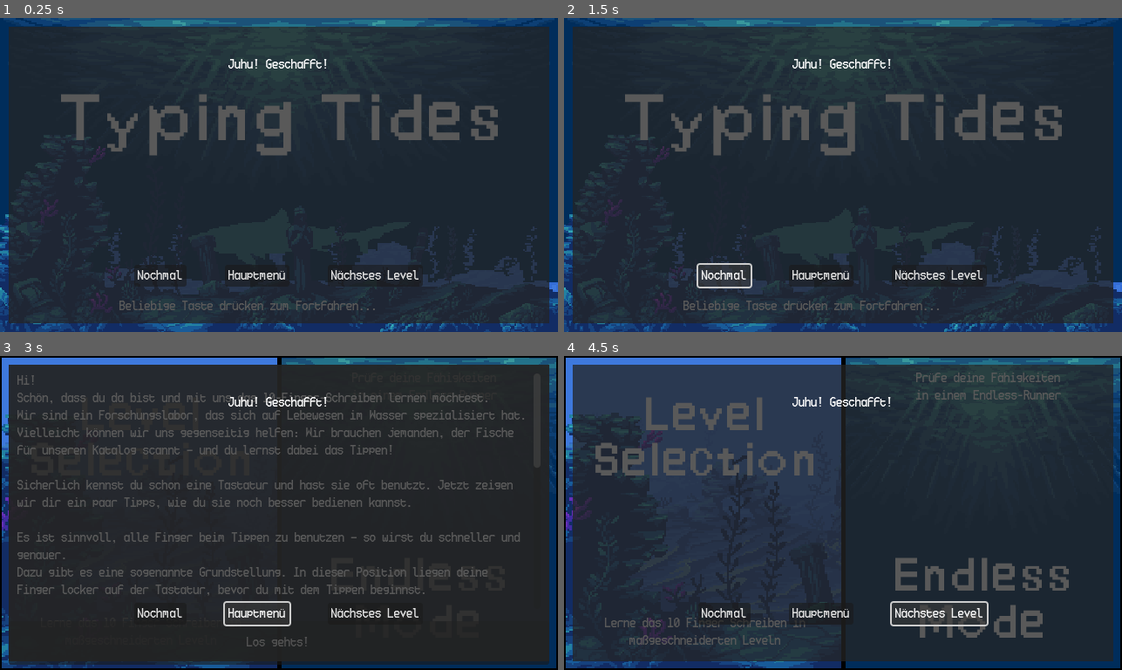
Above: before the commit, frames 1-4 (two rows, left to right).
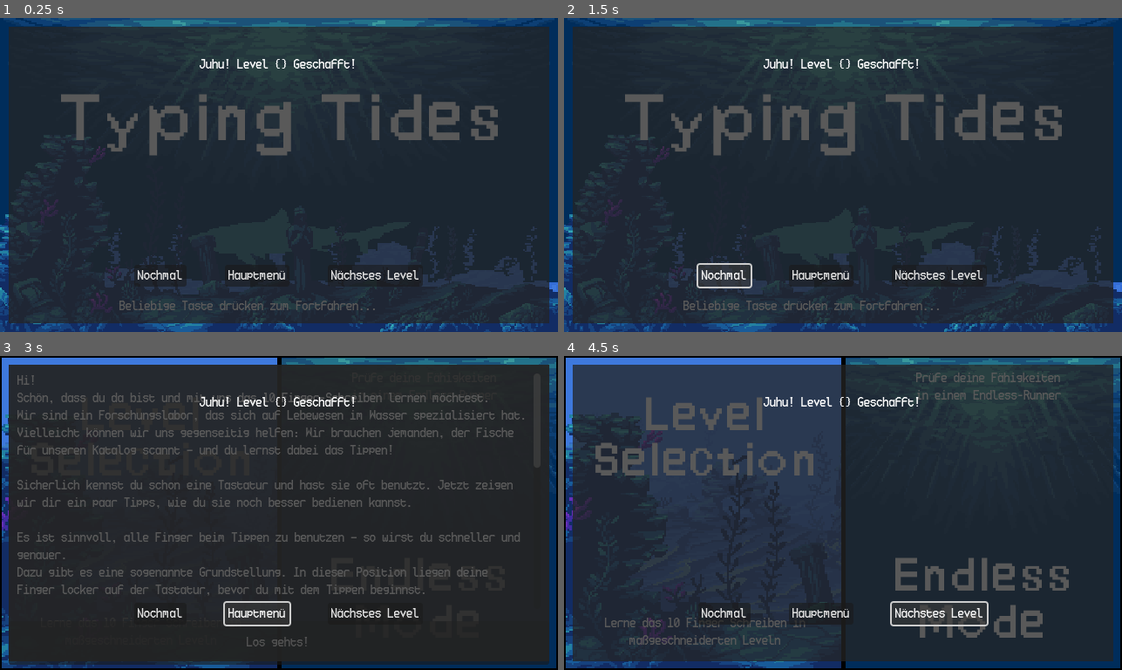
Above: after the commit, the same moments.

Repository: lehmius/typing-tides
Game: Godot game, scene res://scenes/levelover_popup.tscn
Two runs of this game, one before a commit and one after it. Both use one fixed random seed, a clock stepped at 60 frames per second and the inputs below. This scene is started directly instead of the project's main scene. The engine's default icon, where the game draws it, is replaced by a stand-in: a white triangle on a blue panel in a dark square.
Inputs:
- Up to frame 1 (0.25 s): no input
- Up to frame 2 (1.5 s): click "Nochmal" at 0.5 s; click "Nochmal" at 1.25 s
- Up to frame 3 (3 s): click "Nochmal" at 2 s; click "Hauptmenü" at 2.75 s
- Up to frame 4 (4.5 s): click "Los gehts!" at 3.5 s; click "Nächstes Level" at 4.25 s

The runs differ from the first frame. In frame 1, 0.5% of the frame differs, in the area x 35-64%, y 13-17%; in frame 2, 0.5%; in frame 3, 0.5%; in frame 4, 0.5%.

Commit message:
Added level indicator to level end screens

Diff:
--- a/scenes/levelover_popup.tscn
+++ b/scenes/levelover_popup.tscn
@@ -1,8 +1,7 @@
-[gd_scene load_steps=6 format=3 uid="uid://cdylq5j2wdmvd"]
+[gd_scene load_steps=5 format=3 uid="uid://cdylq5j2wdmvd"]
 
 [ext_resource type="PackedScene" uid="uid://bkb2d7senllgm" path="res://scenes/popup.tscn" id="1_f5b2d"]
 [ext_resource type="Script" uid="uid://crl2mv84n1n7g" path="res://scripts/levelover_popup.gd" id="1_rn41j"]
-[ext_resource type="FontFile" uid="uid://84a50x0xbb02" path="res://assets/fonts/Pixelscapes.ttf" id="2_lqygw"]
 [ext_resource type="PackedScene" uid="uid://bayificl0ex7n" path="res://scripts/score_label.tscn" id="3_rn41j"]
 [ext_resource type="PackedScene" uid="uid://bj0dl4fdchtp" path="res://scenes/load_scene_button.tscn" id="4_denbv"]
 
@@ -39,7 +38,7 @@
 custom_minimum_size = Vector2(0, 20)
 layout_mode = 2
 bbcode_enabled = true
-text = "Juhu! Geschafft!"
+text = "Juhu! Level {} Geschafft!"
 scroll_active = false
 horizontal_alignment = 1
 
--- a/scripts/gameover_popup.gd
+++ b/scripts/gameover_popup.gd
@@ -2,8 +2,13 @@
 
 @onready var restart_button:Button = $Popup/VBoxContainer/CenterContainer/HBoxContainer/MarginContainer/RestartButton
 @onready var menu_button: Button = $Popup/VBoxContainer/CenterContainer/HBoxContainer/MarginContainer2/MenuButton
+@onready var heading: RichTextLabel = $Popup/VBoxContainer/MarginContainer/RichTextLabel
 
 func _ready() -> void:
+	if GlobalState.getLevelID() > 0:
+		heading.text = "Wie schade... Level %s nicht geschafft" % str(GlobalState.getLevelID())
+	else:
+		heading.text = "GAME OVER"
 	restart_button.set_levelID_to_current()
 	menu_button.set_scene_to_be_loaded(-3)
 	SignalBus.deleteMenus.connect(deleteSelf)
--- a/scripts/levelover_popup.gd
+++ b/scripts/levelover_popup.gd
@@ -3,8 +3,12 @@
 @onready var restart_button:Button = $Popup/VBoxContainer/CenterContainer/HBoxContainer/MarginContainer/RestartButton
 @onready var menu_button: Button = $Popup/VBoxContainer/CenterContainer/HBoxContainer/MarginContainer2/MenuButton
 @onready var next_level_button: Button = $Popup/VBoxContainer/CenterContainer/HBoxContainer/MarginContainer3/NextLevelButton
+@onready var heading: RichTextLabel = $Popup/VBoxContainer/MarginContainer/RichTextLabel
 
 func _ready() -> void:
+	if GlobalState.getLevelID() > 0:
+		heading.text = "Juhu! Level %s geschafft" % str(GlobalState.getLevelID())
+	heading.text = heading.text.format(GlobalState.getLevelID())
 	restart_button.set_levelID_to_current()
 	menu_button.set_scene_to_be_loaded(-3)
 	next_level_button.set_scene_to_be_loaded(int(GameStateHandler.getCurrentLevel()+1))
